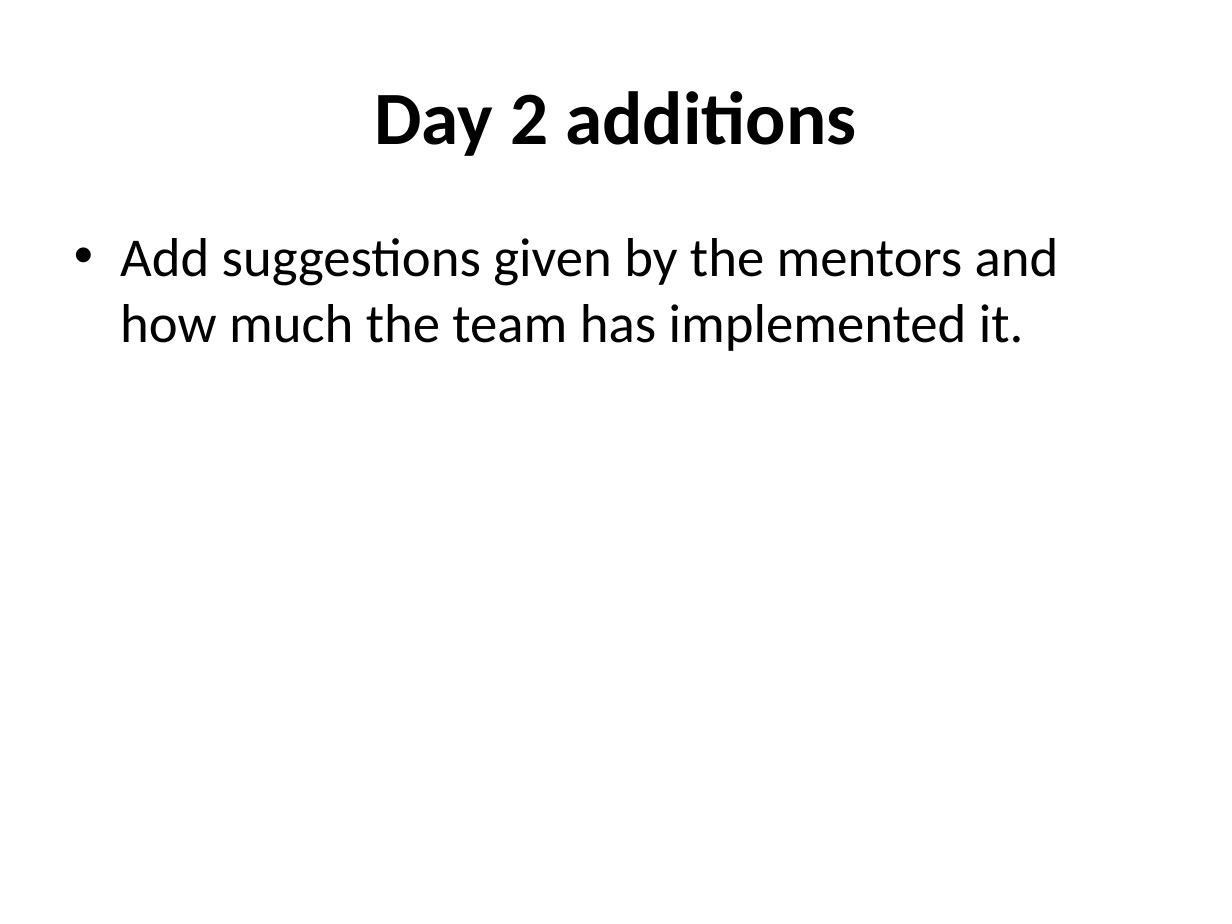
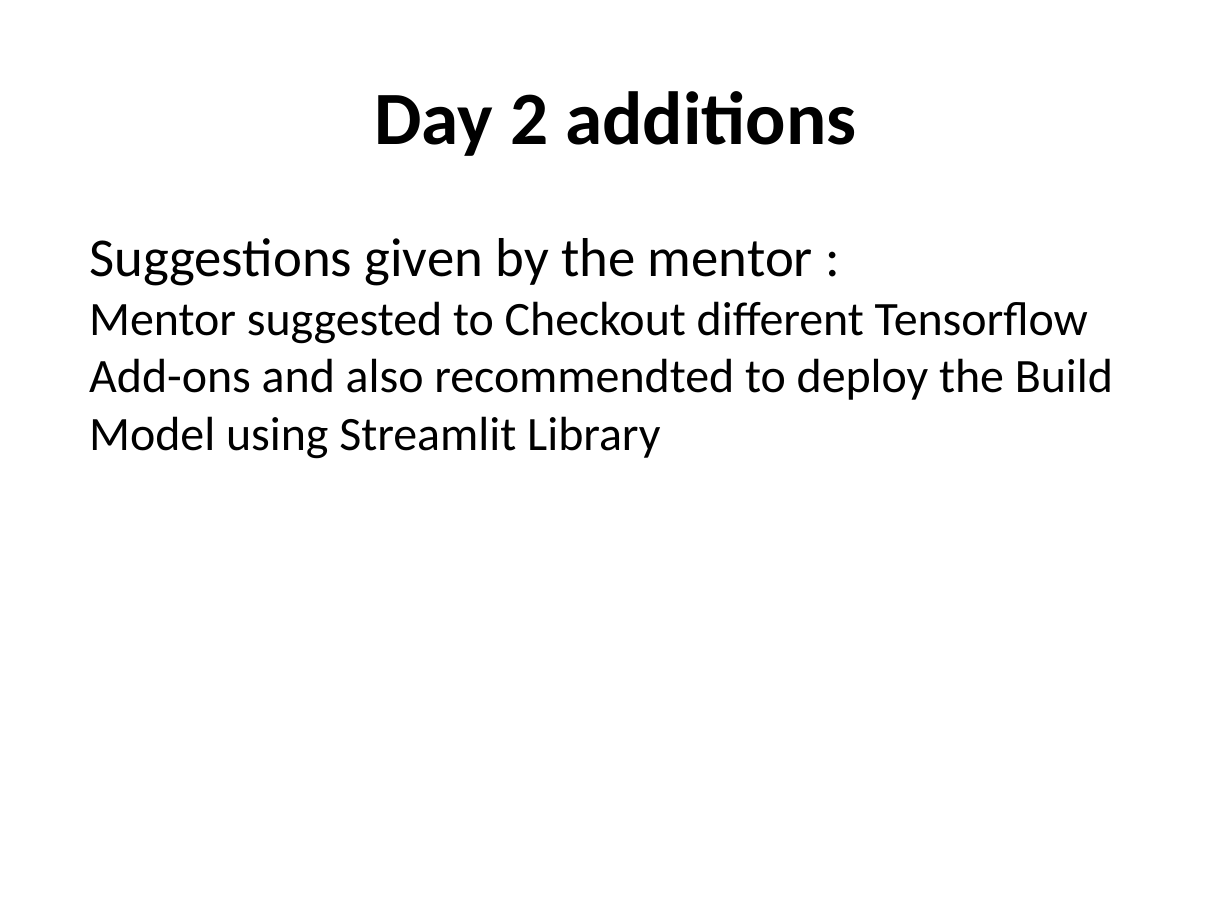
Before and after one commit to Anurag-Pande/HackSprint-TheTitans, a slide deck: slide 6 of TheTitans.pptx. Drawn at 1232x924 pixels with LibreOffice and Linux fonts; fonts in the diff are those of the drawing. Boxes give left, top, right and bottom in pixels: in the first picture for what was removed or moved away, otherwise in the second. Text is boxed around its words. In the diff, an @@ line names an element or a change of style, - is before the commit and + after.

```diff
--- a/TheTitans.pptx
+++ b/TheTitans.pptx
@@ text at [89, 238, 1113, 459]: text changed; size 32 to 28 pt @@
-• Add suggestions given by the mentors and how much the team has implemented it.
+Suggestions given by the mentor :
+Mentor suggested to Checkout different Tensorflow Add-ons and also recommendted to deploy the Build Model using Streamlit Library
```
Also in this commit, not shown: 1 slide added, 1 slide removed, 2 other files.
